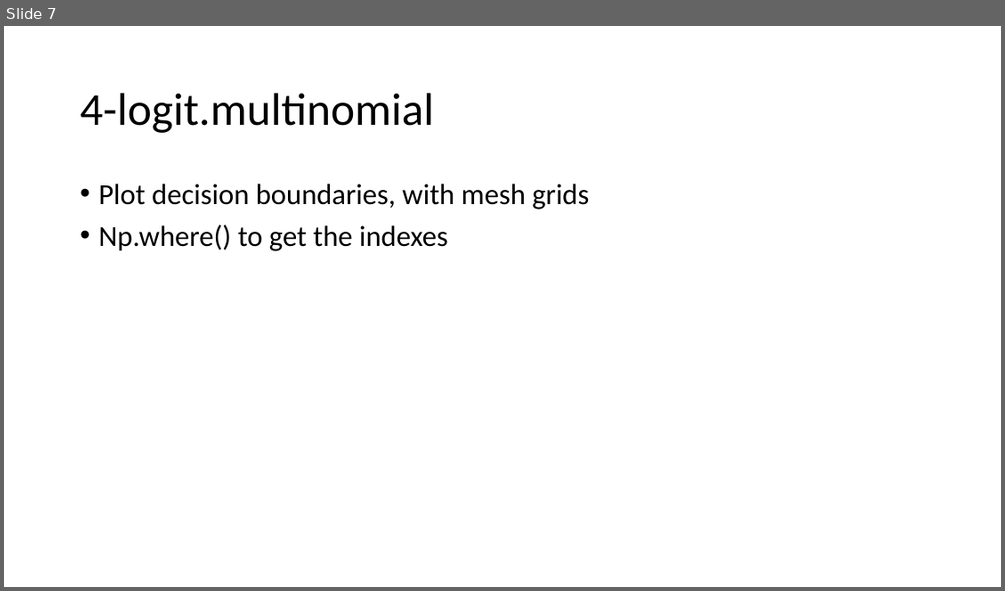
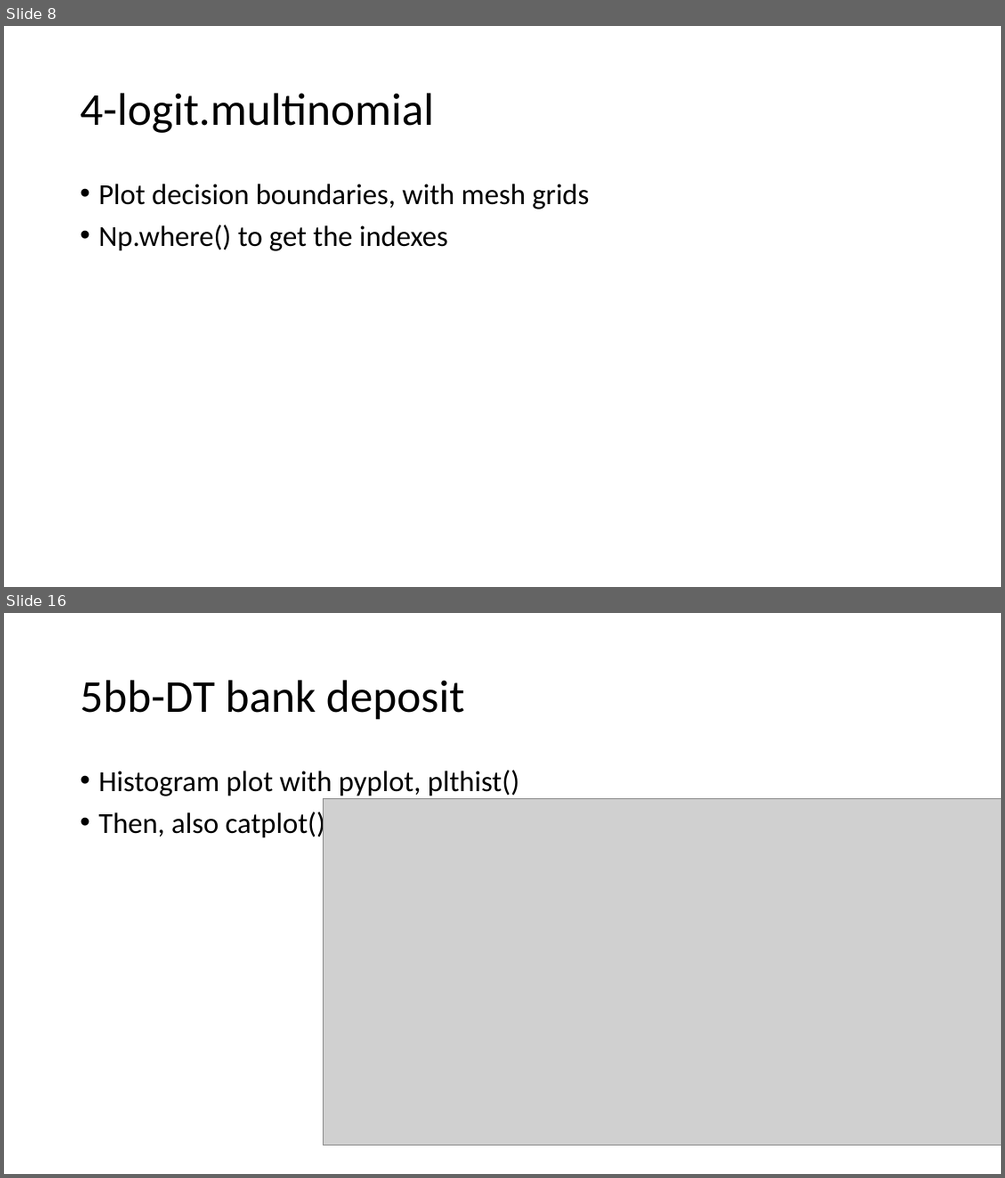
Before and after one commit to FranzGH/IoT_ML, a slide deck: Sklearn-UG.pptx. Shown one above the other, each under a label of ours: slide 7 before the commit, slides 8 and 16 after it; the slides between them are not shown. The pictures are 1005x591 and 1005x1178 pixels, drawn with LibreOffice and Linux fonts; fonts in the diff are those of the drawing; grey boxes stand for pictures. Boxes give left, top, right and bottom in pixels: in the first picture for what was removed or moved away, otherwise in the second. Text is boxed around its words. In the diff, an @@ line names an element or a change of style, - is before the commit and + after.

```diff
--- a/Sklearn-UG.pptx
+++ b/Sklearn-UG.pptx
@@ slide 16 added at (x1=4, y1=613, x2=1001, y2=1174), background #FFFFFF @@
@@ title added at (x1=80, y1=680, x2=464, y2=720), 44 pt, text #000000 @@
+5bb-DT bank deposit
@@ text added at (x1=98, y1=770, x2=519, y2=840), 28 pt, text #000000 @@
+• Histogram plot with pyplot, plthist()
+• Then, also catplot()
@@ picture added at (x1=324, y1=799, x2=1001, y2=1144) @@
@@ what was slide 7 is now slide 8 @@
```
Also in this commit, not shown: 28 other slides added, 16 other files.
